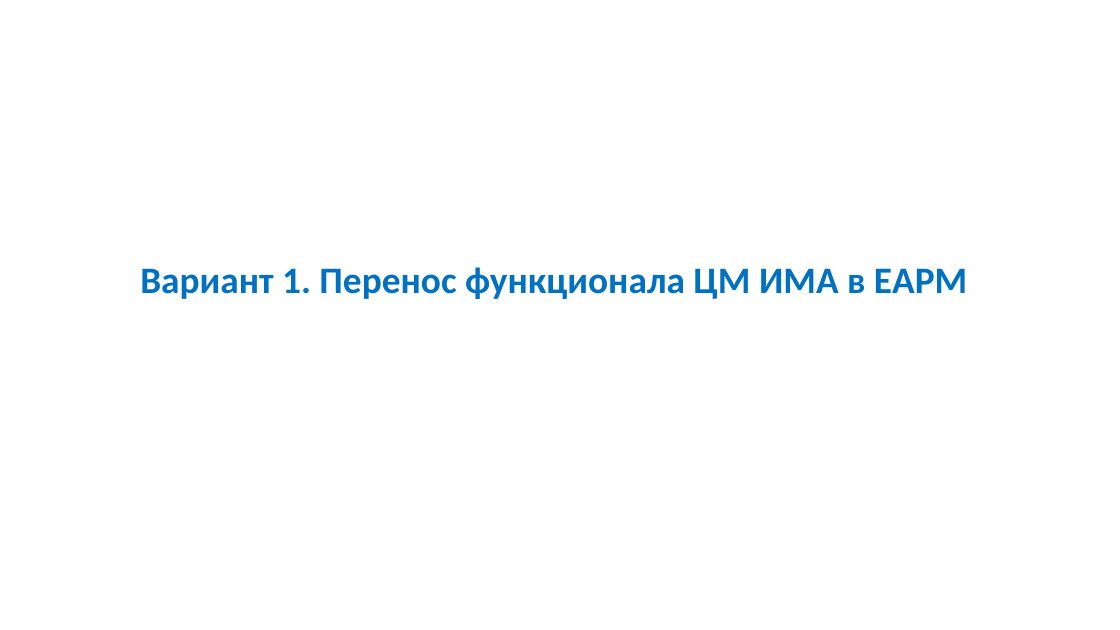
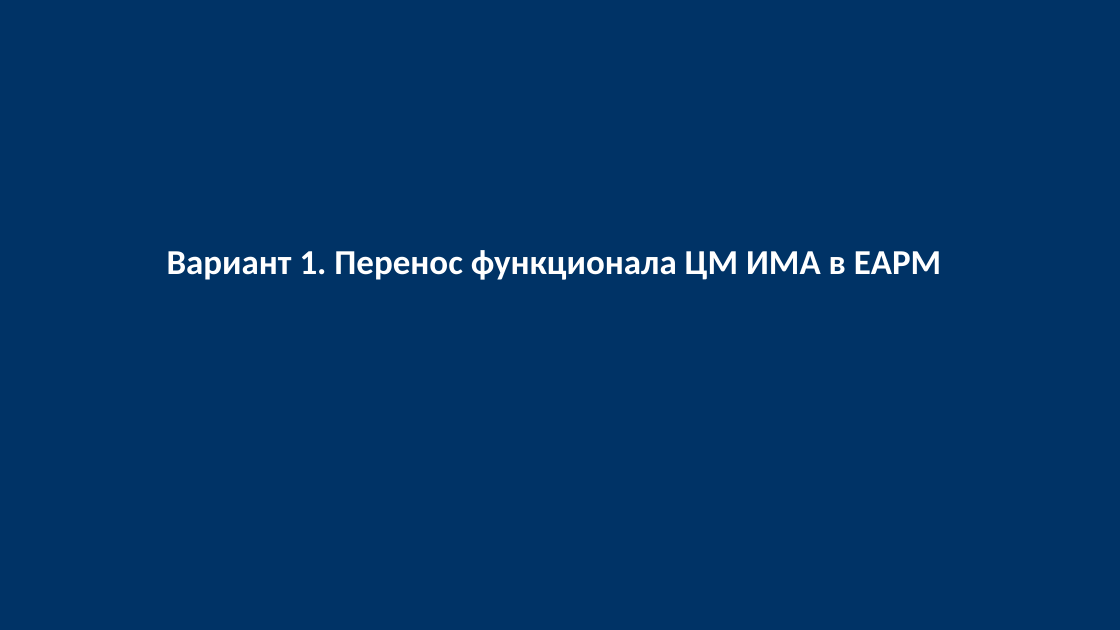
Before and after one commit to KMNV777/main_arsen, a slide deck: slide 4 of docs/presentations/CM_IMA_EAPM_variants_comparison.pptx. Drawn at 1120x630 pixels with LibreOffice and Linux fonts; fonts in the diff are those of the drawing. Boxes give left, top, right and bottom in pixels: in the first picture for what was removed or moved away, otherwise in the second. Text is boxed around its words. In the diff, an @@ line names an element or a change of style, - is before the commit and + after.

```diff
--- a/docs/presentations/CM_IMA_EAPM_variants_comparison.pptx
+++ b/docs/presentations/CM_IMA_EAPM_variants_comparison.pptx
@@ rectangle added at (x1=0, y1=0, x2=1120, y2=630), fill #003366 @@
@@ text "Вариант 1. Перенос функционала ЦМ ..." moved from (x1=140, y1=267, x2=967, y2=299) to (x1=167, y1=250, x2=941, y2=280) @@
@@ text "Вариант 1. Перенос функционала ЦМ ..." at (x1=167, y1=250, x2=941, y2=280): size 32 to 30 pt, text colour #0070C0 to #FFFFFF @@
```
Also in this commit, not shown: 18 other slides changed, 2 slides added, 3 slides removed, 6 other files.
